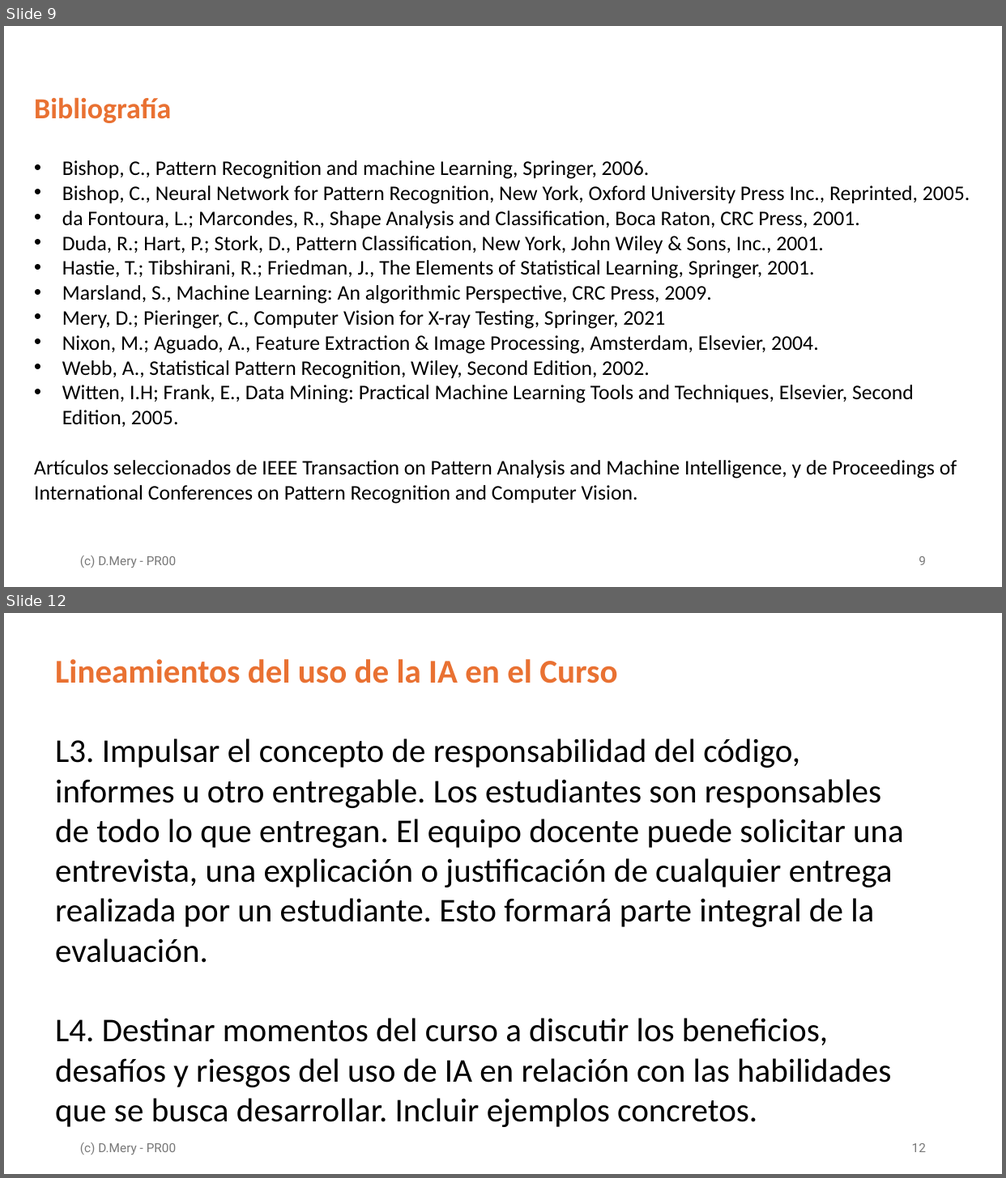
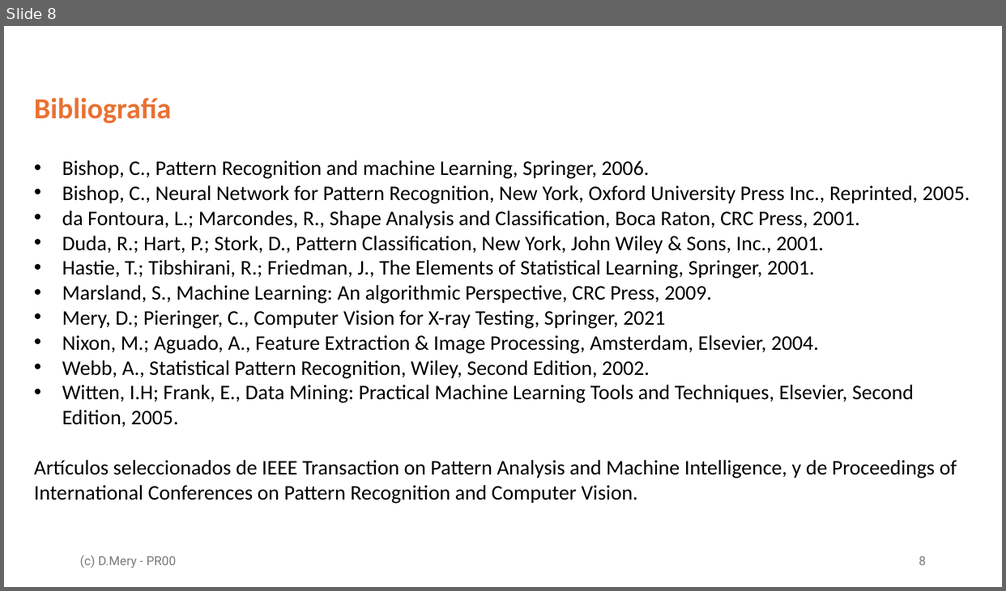
Before and after one commit to domingomery/pr, a slide deck: clases/PR00_Lineas_Generales/presentaciones/pptx/PR00_PresentacionCurso.pptx. Shown one above the other, each under a label of ours: slides 9 and 12 before the commit, slide 8 after it; the slides between them are not shown. The pictures are 1006x1178 and 1006x591 pixels, drawn with LibreOffice and Linux fonts; fonts in the diff are those of the drawing. Boxes give left, top, right and bottom in pixels: in the first picture for what was removed or moved away, otherwise in the second. Text is boxed around its words. In the diff, an @@ line names an element or a change of style, - is before the commit and + after.

```diff
--- a/clases/PR00_Lineas_Generales/presentaciones/pptx/PR00_PresentacionCurso.pptx
+++ b/clases/PR00_Lineas_Generales/presentaciones/pptx/PR00_PresentacionCurso.pptx
@@ slide 12 removed at bbox=[4, 613, 1002, 1174], background #FFFFFF @@
@@ text removed at bbox=[55, 659, 904, 1127] @@
-Lineamientos del uso de la IA en el Curso
-L3. Impulsar el concepto de responsabilidad del código, informes u otro entregable. Los estudiantes son responsables de todo lo que entregan. El equipo docente puede solicitar una entrevista, una explicación o justificación de cualquier entrega realizada por un estudiante. Esto formará parte integral de la evaluación.
-L4. Destinar momentos del curso a discutir los beneficios, desafíos y riesgos del uso de IA en relación con las habilidades que se busca desarrollar. Incluir ejemplos concretos.
@@ text removed at bbox=[80, 1143, 176, 1155] @@
-(c) D.Mery - PR00
@@ page number removed at bbox=[912, 1144, 926, 1152] @@
-12
@@ what was slide 9 is now slide 8 @@
```
Also in this commit, not shown: 1 slide added, 16 other slides removed, 13 other files.
